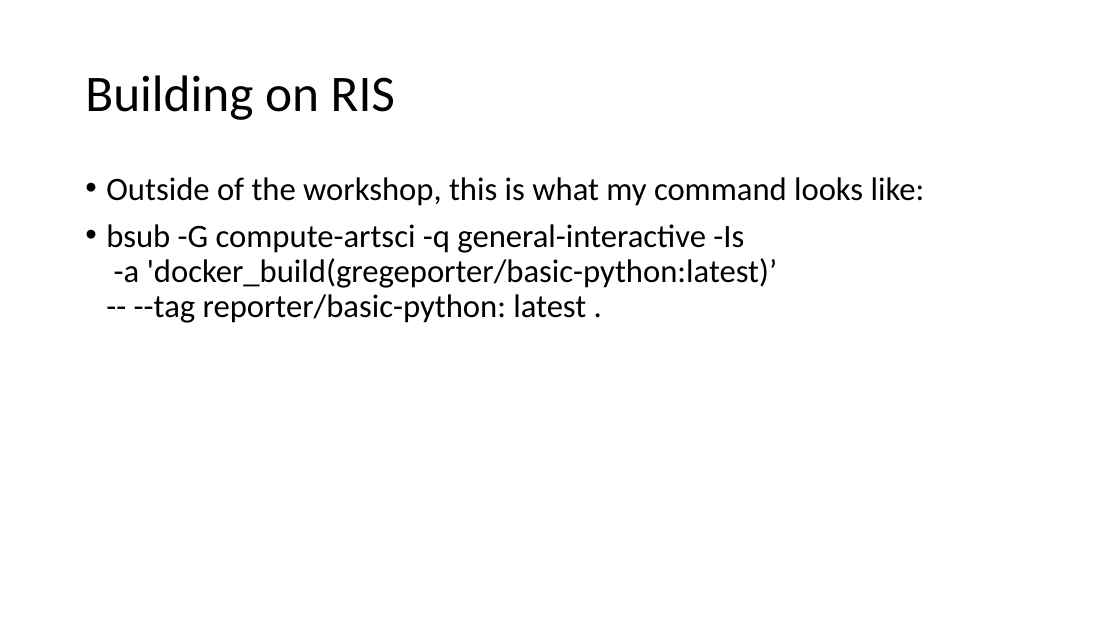
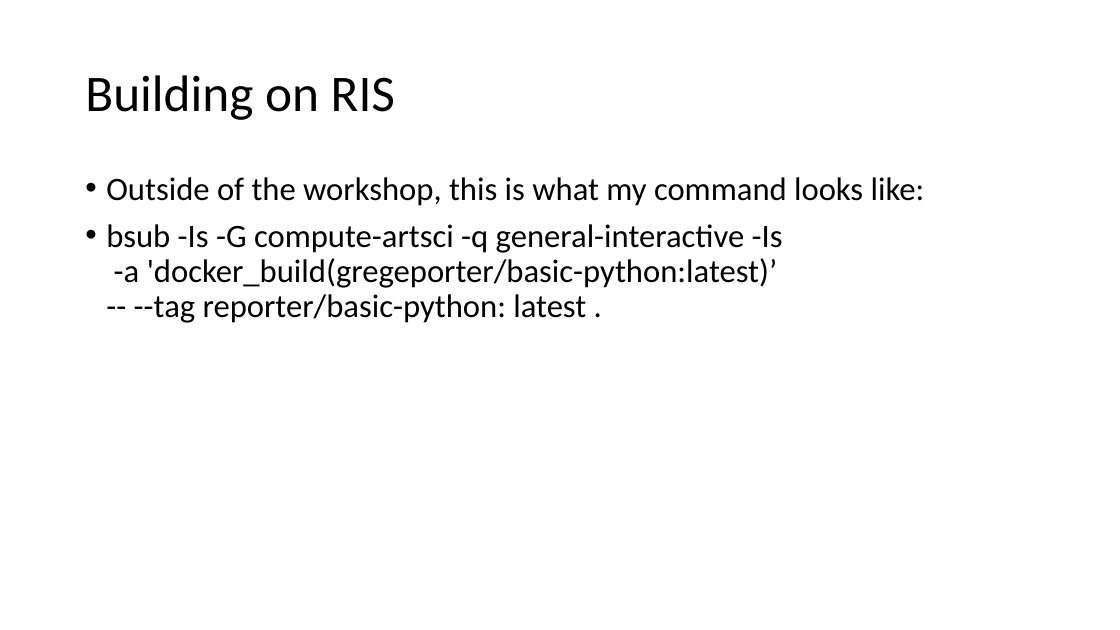
Before and after one commit to GregePorter/RIS-quickstart, a slide deck: slide 14 of slides/triads-ris-workshop-day-3.pptx (slide 12 before the commit). Drawn at 1120x630 pixels with LibreOffice and Linux fonts; fonts in the diff are those of the drawing. Boxes give left, top, right and bottom in pixels: in the first picture for what was removed or moved away, otherwise in the second. Text is boxed around its words. In the diff, an @@ line names an element or a change of style, - is before the commit and + after.

```diff
--- a/slides/triads-ris-workshop-day-3.pptx
+++ b/slides/triads-ris-workshop-day-3.pptx
@@ text at <box>106,224,783,323</box>: text changed @@
-• bsub -G compute-artsci -q general-interactive -Is
-  -a 'docker_build(gregeporter/basic-python:latest)’
-  -- --tag reporter/basic-python: latest .
+• bsub -Is -G compute-artsci -q general-interactive -Is
+  -a 'docker_build(gregeporter/basic-python:latest)’
+  -- --tag reporter/basic-python: latest .
```
Also in this commit, not shown: 3 other slides changed, 2 slides added, 2 other files.
